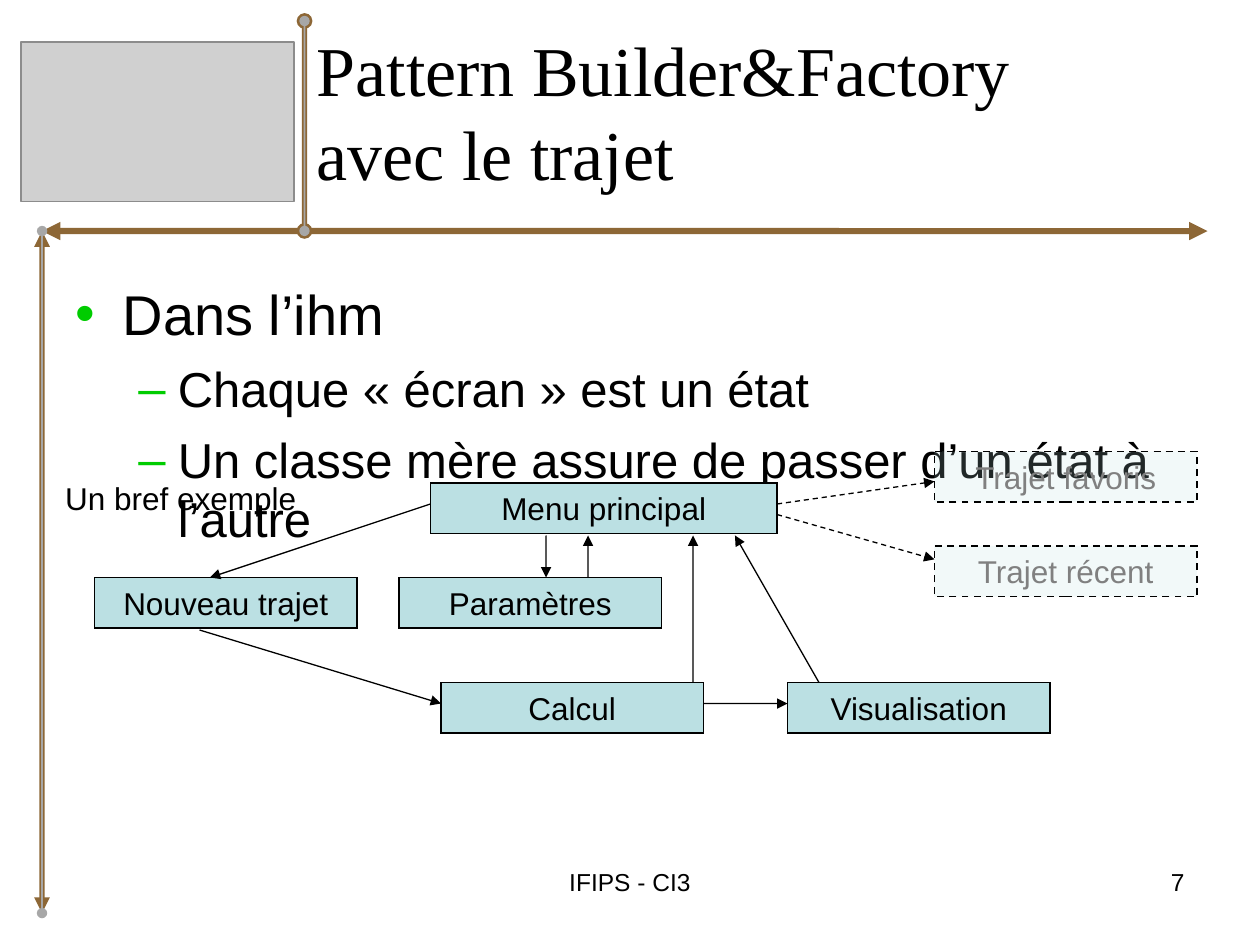
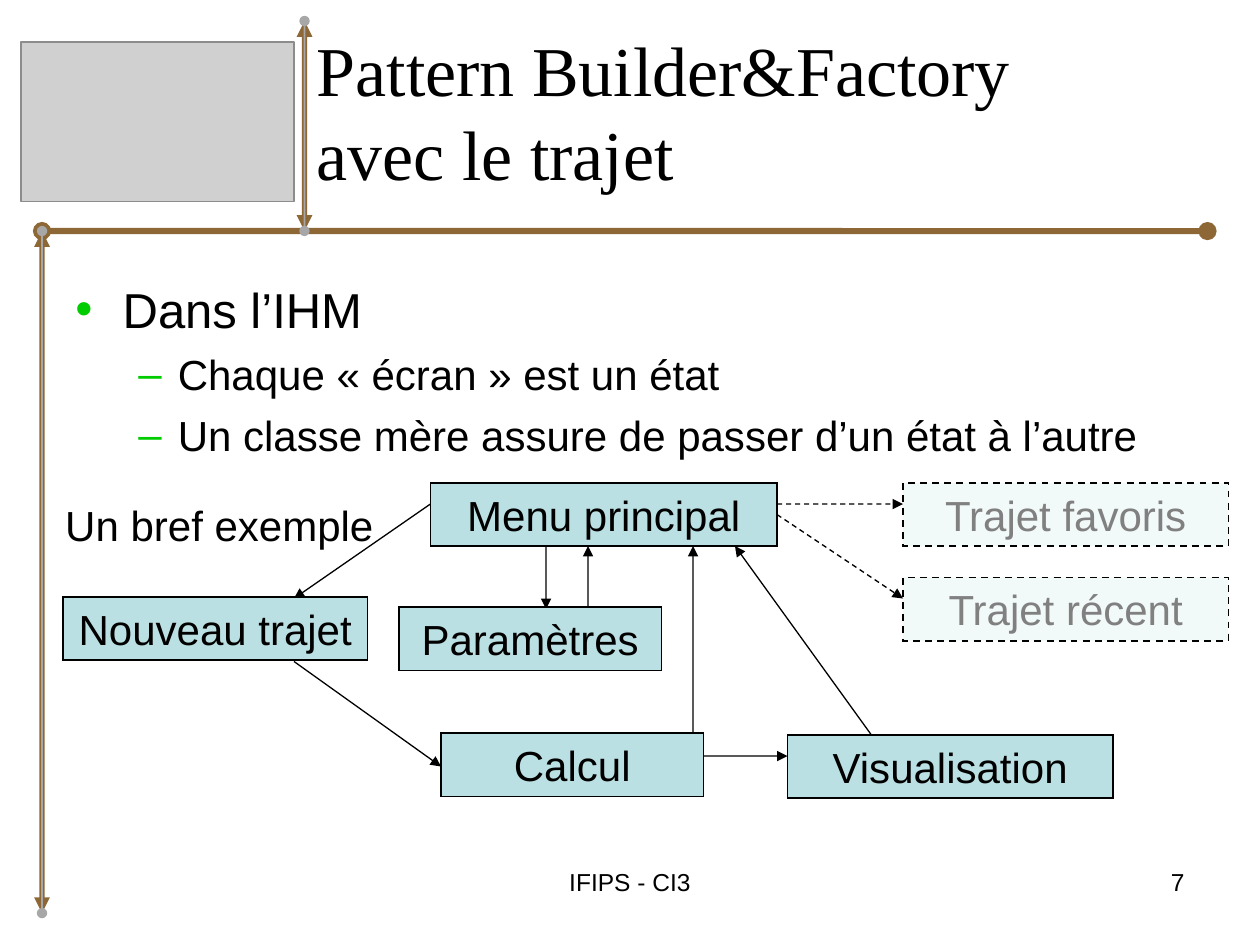
Before and after one commit to bryan-brancotte/projetgl-2008, a slide deck: slide 7 of doc/Soutenance/iGo_Soutenance_Bryan.ppt. Drawn at 1260x945 pixels with LibreOffice and Linux fonts; fonts in the diff are those of the drawing; grey boxes stand for pictures. Boxes give left, top, right and bottom in pixels: in the first picture for what was removed or moved away, otherwise in the second. Text is boxed around its words. In the diff, an @@ line names an element or a change of style, - is before the commit and + after.

```diff
--- a/doc/Soutenance/iGo_Soutenance_Bryan.ppt
+++ b/doc/Soutenance/iGo_Soutenance_Bryan.ppt
@@ double arrow (305, 231) - (305, 21): arrowheads changed @@
@@ double arrow (42, 231) - (1207, 231): arrowheads changed @@
@@ text at (123,292,361,329): text changed; size 32 to 28 pt @@
-• Dans l’ihm
+• Dans l’IHM
@@ text at (178,359,1137,460): size 28 to 24 pt in "Chaque « écran » est un état", "Un classe mère assure de passer d’un ..."; less space between paragraphs @@
@@ text "Un bref exemple": place and size @@
-text "Un bref exemple" at (65,487,296,516)
+text "Un bref exemple" at (65,510,374,550)
@@ arrow moved from (431, 504) - (210, 577) to (431, 504) - (294, 598) @@
@@ rectangle "Menu principal": place and size @@
-rectangle "Menu principal" at (431,483,777,533)
+rectangle "Menu principal" at (431,483,777,546)
@@ arrow moved from (777, 504) - (935, 481) to (777, 504) - (903, 504) @@
@@ rectangle "Trajet favoris": place and size @@
-rectangle "Trajet favoris" at (935,451,1197,501)
+rectangle "Trajet favoris" at (903,483,1228,546)
@@ arrow moved from (777, 514) - (935, 559) to (777, 514) - (903, 598) @@
@@ arrow moved from (546, 536) - (546, 577) to (546, 546) - (546, 609) @@
@@ arrow moved from (588, 577) - (588, 536) to (588, 609) - (588, 546) @@
@@ arrow moved from (693, 683) - (693, 536) to (693, 735) - (693, 546) @@
@@ arrow moved from (819, 683) - (735, 536) to (872, 735) - (735, 546) @@
@@ rectangle "Nouveau trajet": place and size @@
-rectangle "Nouveau trajet" at (94,577,357,627)
+rectangle "Nouveau trajet" at (63,597,368,660)
@@ rectangle "Trajet récent": place and size @@
-rectangle "Trajet récent" at (935,546,1197,596)
+rectangle "Trajet récent" at (903,577,1228,640)
@@ rectangle "Paramètres": place and size @@
-rectangle "Paramètres" at (399,577,662,627)
+rectangle "Paramètres" at (399,607,662,670)
@@ arrow moved from (199, 630) - (441, 703) to (294, 662) - (441, 766) @@
@@ rectangle "Calcul": place and size @@
-rectangle "Calcul" at (441,683,703,733)
+rectangle "Calcul" at (441,733,703,796)
@@ size 18 to 24 pt in 8 elements at (431,483,777,546), (399,607,662,670), (441,733,703,796), (63,597,368,660), (903,577,1228,640), (903,483,1228,546), (65,510,374,550), (788,735,1113,798) @@
@@ rectangle "Visualisation": place and size @@
-rectangle "Visualisation" at (788,683,1050,733)
+rectangle "Visualisation" at (788,735,1113,798)
@@ arrow moved from (703, 703) - (788, 703) to (703, 756) - (788, 756) @@
```
Also in this commit, not shown: 9 other slides changed.
